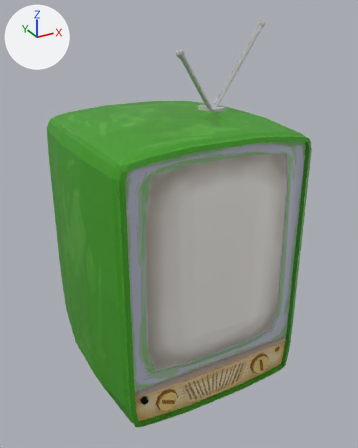
The FBX model Global Game Jam 2020/Assets/Meshes/tv_3_stories_mesh.fbx as it was, and as the next commit left it.
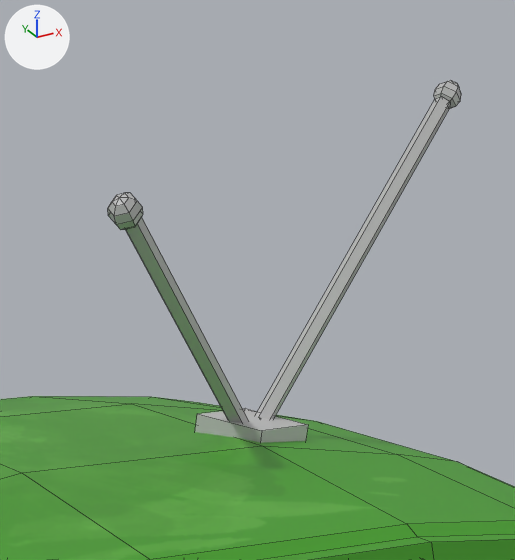
Each version is shown whole from a camera (50 mm lens) standing at (-0.0543, -0.0895, 0.1017) and looking at (0.0064, 0.0209, 0.0464), then close up on the part from 41% to 78% of the width and 0% to 32% of the height. Lighting does not change. The marker at upper left points along +X, +Y and +Z. The close-ups show mesh edges as thin lines. Where no turn or scale is listed for an object, it has been applied to the vertices. Vertices at the same position are counted once.

In view in the first close-up: 'tv_pCube8'.
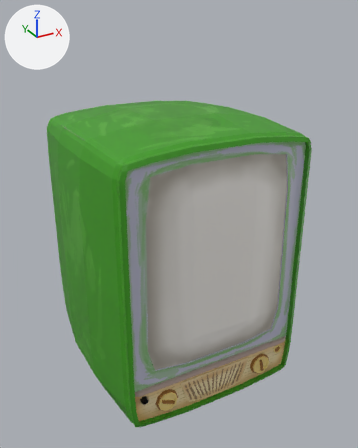
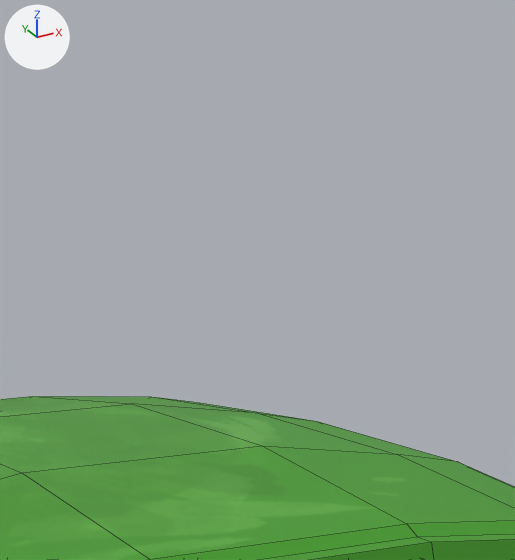
Where the newer file only moved an object's origin or applied its transform, the numbers keep the older frame.

The change, as a diff of the scene's bpy script:
```diff
--- a/Global Game Jam 2020/Assets/Meshes/tv_3_stories_mesh.fbx.py
+++ b/Global Game Jam 2020/Assets/Meshes/tv_3_stories_mesh.fbx.py
@@ me_mesh @@
 me_mesh.from_pydata(...)  # 803 vertices, 830 faces; spans x -0.0292..0.0292, y -0.0281..0.0281, z -0.0474..0.0474
 # used by ob_tv_pcube8; location = (0.0056, 0.02353, 0.05076)
+# me_mesh part 1: the loose piece of 32 vertices spanning x -0.0052..-0.0034, y -0.0134..-0.0115, z 0.0403..0.0423 is deleted
+# me_mesh part 2: the loose piece of 32 vertices spanning x 0.0275..0.0292, y 0.0007..0.0026, z 0.0455..0.0474 is deleted
+# me_mesh part 3: the loose piece of 12 vertices spanning x -0.0044..0.0088, y -0.0128..-0.0047, z 0.0265..0.0414 is deleted
+# me_mesh part 4: the loose piece of 12 vertices spanning x 0.01..0.0284, y -0.0048..0.002, z 0.0267..0.0464 is deleted
+# me_mesh part 5: the loose piece of 8 vertices spanning x 0.0049..0.0128, y -0.0084..-0.0011, z 0.0201..0.0279 is deleted
 me_mesh.materials.append(mat_lambert5)
```

What differs and where, as boxes (x1, y1, x2, y2) in the close-ups (515 x 560 px):
'tv_pCube8', reshaped
    before: (0, 80, 515, 560)
    after: (0, 396, 515, 560)
part 1 of me_mesh, deleted
    before: (108, 193, 143, 230)
part 2 of me_mesh, deleted
    before: (434, 80, 461, 108)
part 3 of me_mesh, deleted
    before: (126, 217, 248, 423)
part 4 of me_mesh, deleted
    before: (256, 96, 450, 419)
part 5 of me_mesh, deleted
    before: (195, 408, 308, 443)
